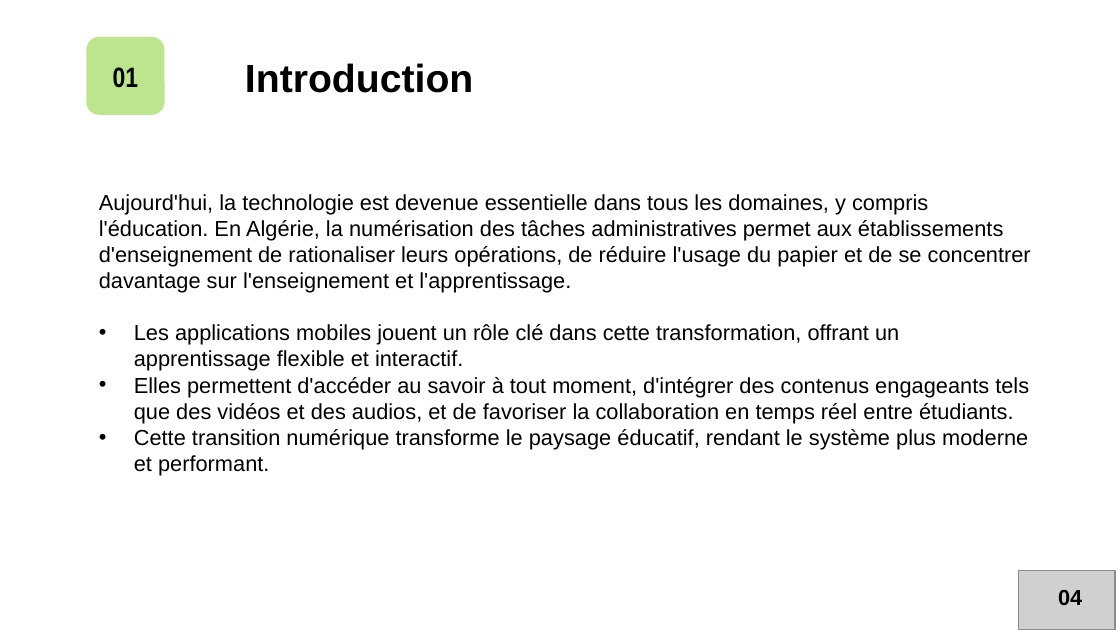
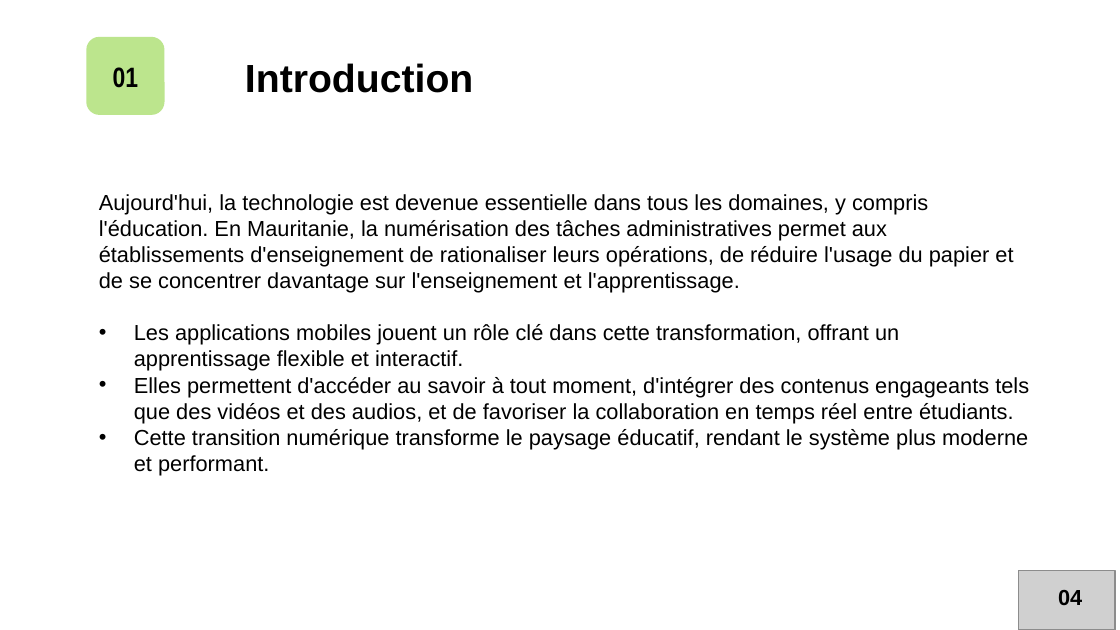
Before and after one commit to TouradGithub/education_system, a slide deck: slide 3 of presentation.pptx. Drawn at 1120x630 pixels with LibreOffice and Linux fonts; fonts in the diff are those of the drawing; grey boxes stand for pictures. Boxes give left, top, right and bottom in pixels: in the first picture for what was removed or moved away, otherwise in the second. Text is boxed around its words. In the diff, an @@ line names an element or a change of style, - is before the commit and + after.

```diff
--- a/presentation.pptx
+++ b/presentation.pptx
@@ text at [99,194,1013,293]: text changed @@
-Aujourd'hui, la technologie est devenue essentielle dans tous les domaines, y compris l'éducation. En Algérie, la numérisation des tâches administratives permet aux établissements d'enseignement de rationaliser leurs opérations, de réduire l'usage du papier et de se concentrer davantage sur l'enseignement et l'apprentissage.
+Aujourd'hui, la technologie est devenue essentielle dans tous les domaines, y compris l'éducation. En Mauritanie, la numérisation des tâches administratives permet aux établissements d'enseignement de rationaliser leurs opérations, de réduire l'usage du papier et de se concentrer davantage sur l'enseignement et l'apprentissage.
```
Also in this commit, not shown: 4 other slides changed, 4 other files.
